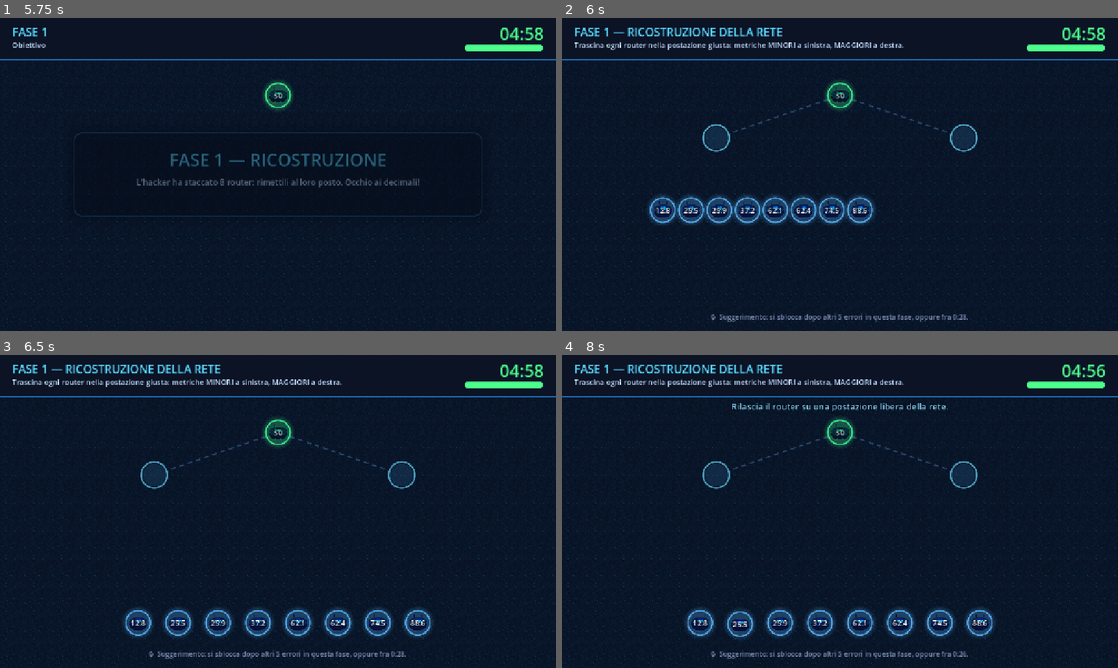
Above: before the commit, frames 1-4 (two rows, left to right).
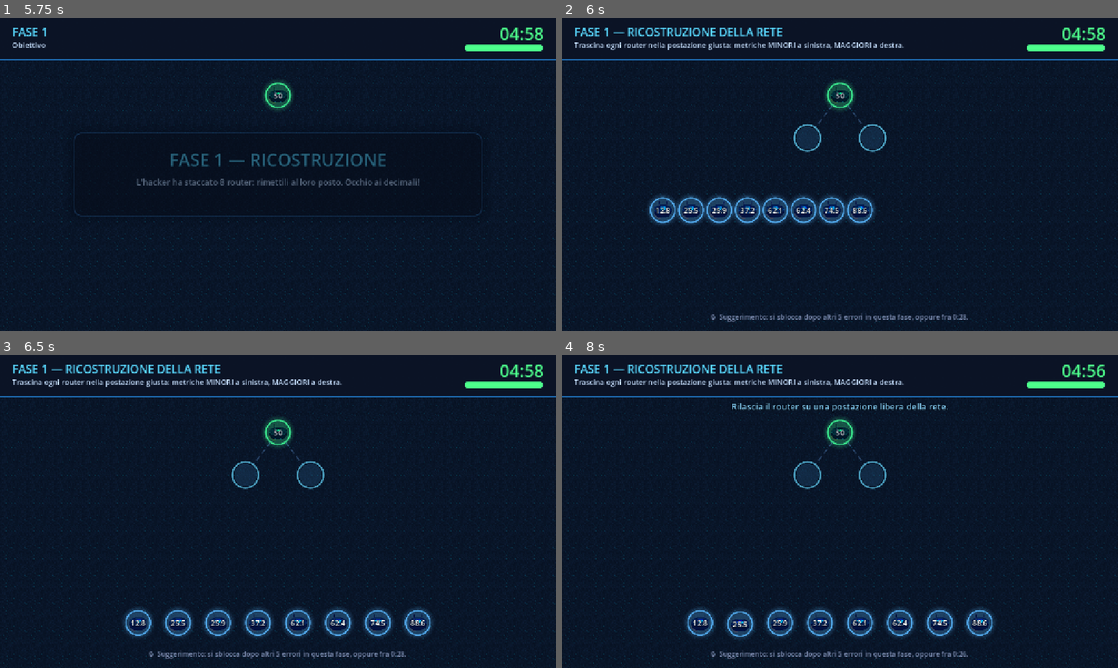
Above: after the commit, the same moments.

Repository: Radux04/LearnIT-Quest
Game: Godot game, scene res://scenes/main_menu.tscn
Two runs of this game, one before a commit and one after it. Both use one fixed random seed, a clock stepped at 60 frames per second and the inputs below.
Inputs (mouse positions are in pixels of both pictures, inside the frame that each line leads up to):
- Up to frame 1 (5.75 s): click "▶ Livello 1 · Binary Search T…" at 0.5 s; click "Avanti ▶" at 1.25 s; click "◀ Indietro" at 2 s; tap Enter (ui_accept) at 2.75, 3.02, 4.25, 5 s; move the mouse to (400, 158) at 2.77 s; hold Right (ui_right) 2.78-3.5 s; tap Keypad Enter at 2.85, 5.1 s; click (400, 158) at 2.92 s; click "Inizia la missione ▶" at 3.5 s; drag from (278, 96) to (250, 237) at 4.27 s; move the mouse to (333, 105) at 5.02 s; hold Right (ui_right) from 5.03 s (still down); click (333, 105) at 5.17 s
- Up to frame 2 (6 s): release Right (ui_right) at 5.75 s; drag from (812, 237) to (673, 127) at 5.77 s
- Up to frame 3 (6.5 s): no input
- Up to frame 4 (8 s): tap Enter (ui_accept) at 6.5 s; drag from (901, 624) to (867, 511) at 6.52 s; drag from (739, 624) to (756, 433) at 7.27 s

Frame 1 is identical in both runs. In frame 2, 1.4% of the frame differs, in the area x 25-75%, y 25-43%; in frame 3, 1.4%; in frame 4, 1.4%.

Commit message:
fix: leggibilita' Fase 5

Diff:
--- a/scripts/ui/NetworkView.gd
+++ b/scripts/ui/NetworkView.gd
@@ -9,7 +9,11 @@
 const LEVEL_HEIGHT_MAX := 98.0
 const LEVEL_HEIGHT_MIN := 50.0
 const BOTTOM_RESERVED := 196.0
-const MIN_CHILD_OFFSET := 38.0
+## Distanza minima fra due colonne: un router è largo 58 px, quindi sotto i
+## 74 px due nodi vicini si toccherebbero.
+const MIN_COLUMN_STEP := 74.0
+const MAX_COLUMN_STEP := 150.0
+const SIDE_MARGIN := 90.0
 const SLOT_RADIUS := 30.0
 const DROP_TOLERANCE := 78.0
 
@@ -18,7 +22,9 @@
 const CABLE_BAD := Color(1.0, 0.28, 0.32, 1.0)
 const CABLE_EXTRA := Color(0.65, 0.55, 1.0, 0.85)
 const CABLE_PATH := Color(1.0, 0.82, 0.3, 1.0)
-const EXTRA_BULGE := 34.0
+const EXTRA_BULGE := 44.0
+## Di quanto l'etichetta del costo si scosta dal cavo, perpendicolarmente.
+const WEIGHT_OFFSET := 15.0
 
 var model: BSTModel = null
 
@@ -32,7 +38,11 @@
 var _slot_pulse: float = 0.0
 var _flow_enabled: bool = true
 var _level_height: float = LEVEL_HEIGHT_MAX
+## Distanza orizzontale fra due colonne vicine, ricalcolata a ogni layout.
+var _column_step: float = MAX_COLUMN_STEP
 var graph: NetworkGraph = null         # attivo solo nella fase Dijkstra
+## Router sotto il mouse nella fase Dijkstra: i suoi cavi vengono evidenziati.
+var _hovered_value: float = NAN
 
 
 func _ready() -> void:
@@ -64,24 +74,51 @@
 	var levels: float = maxf(float(model.max_depth()) + 1.0, 1.0)
 	var available: float = maxf(size.y - BOTTOM_RESERVED - TREE_TOP, 200.0)
 	_level_height = clampf(available / levels, LEVEL_HEIGHT_MIN, LEVEL_HEIGHT_MAX)
-	var center_x: float = size.x * 0.5
-	_layout_recursive(model.root, center_x, 0)
-
-
-func _child_offset(depth: int) -> float:
-	return maxf(_tree_width() / pow(2.0, float(depth) + 2.0), MIN_CHILD_OFFSET)
-
-
-func _layout_recursive(node: BSTModel.BSTNodeData, x: float, depth: int) -> void:
+
+	# Disposizione IN-ORDER: ogni nodo riceve una colonna tutta sua, nell'ordine
+	# della visita simmetrica. Così due router non possono MAI sovrapporsi,
+	# nemmeno quando l'albero degenera in una catena — con il vecchio schema
+	# «dimezza l'offset a ogni livello» i nodi profondi finivano a 38 px l'uno
+	# dall'altro, cioè meno della loro larghezza, e cavi ed etichette si
+	# accavallavano diventando illeggibili.
+	var ordered: Array[float] = model.inorder()
+	_column_step = _compute_column_step(ordered.size())
+	var span: float = float(maxi(ordered.size() - 1, 0)) * _column_step
+	var start_x: float = size.x * 0.5 - span * 0.5
+
+	var columns: Dictionary = {}
+	for i in range(ordered.size()):
+		columns[ordered[i]] = start_x + float(i) * _column_step
+
+	_layout_recursive(model.root, columns, 0)
+
+
+## Distanza fra due colonne vicine: mai meno della larghezza di un router più
+## un margine, mai tanto da disperdere l'albero su tutto lo schermo.
+func _compute_column_step(count: int) -> float:
+	if count <= 1:
+		return MAX_COLUMN_STEP
+	var usable: float = maxf(size.x - SIDE_MARGIN * 2.0, 240.0)
+	return clampf(usable / float(count - 1), MIN_COLUMN_STEP, MAX_COLUMN_STEP)
+
+
+## Dove finirebbe un figlio che ancora non esiste: mezza colonna di lato,
+## perché la colonna intera accanto al genitore è occupata dal suo vicino
+## nella visita simmetrica.
+func _child_offset(_depth: int) -> float:
+	return _column_step * 0.5
+
+
+func _layout_recursive(node: BSTModel.BSTNodeData, columns: Dictionary, depth: int) -> void:
+	var x: float = float(columns.get(node.value, size.x * 0.5))
 	_positions[node.value] = Vector2(x, TREE_TOP + float(depth) * _level_height)
 	_depths[node.value] = depth
-	var dx: float = _child_offset(depth)
 	if node.left != null:
 		_edges.append({"from": node.value, "to": node.left.value})
-		_layout_recursive(node.left, x - dx, depth + 1)
+		_layout_recursive(node.left, columns, depth + 1)
 	if node.right != null:
 		_edges.append({"from": node.value, "to": node.right.value})
-		_layout_recursive(node.right, x + dx, depth + 1)
+		_layout_recursive(node.right, columns, depth + 1)
 
 
 ## Where a hypothetical child of `parent_value` on `side` would be drawn.
@@ -160,7 +197,18 @@
 	var router: RouterNode = RouterNode.new(value)
 	add_child(router)
 	router.set_value(value)
+	router.hovered.connect(_on_router_hovered)
 	return router
+
+
+## Passando il mouse su un router si accendono i SUOI collegamenti e si
+## spengono gli altri: con molti cavi sovrapposti è l'unico modo per capire a
+## colpo d'occhio quali archi partono da lì e quanto costano.
+func _on_router_hovered(router: RouterNode, inside: bool) -> void:
+	if graph == null:
+		return
+	_hovered_value = router.value if inside else NAN
+	queue_redraw()
 
 
 func _dissolve(router: RouterNode) -> void:
@@ -360,20 +408,35 @@
 
 	# Modalità grafo: cavi ridondanti (curvi) e latenza scritta su ogni cavo.
 	if graph != null:
-		for link in graph.edges:
-			var a_value: float = float(link["a"])
-			var b_value: float = float(link["b"])
-			if not _positions.has(a_value) or not _positions.has(b_value):
-				continue
-			var pa: Vector2 = _positions[a_value]
-			var pb: Vector2 = _positions[b_value]
-			var is_extra: bool = bool(link["extra"])
-			var link_color: Color = _edge_color_or(a_value, b_value,
-				CABLE_EXTRA if is_extra else CABLE_IDLE)
-			var label_pos: Vector2 = (pa + pb) * 0.5
-			if is_extra:
-				label_pos = _draw_curved_cable(pa, pb, link_color)
-			_draw_weight(label_pos, int(link["weight"]), link_color)
+		var hovering: bool = not is_nan(_hovered_value)
+		# Prima i cavi non evidenziati, poi quelli del router sotto il mouse:
+		# così restano sopra e leggibili.
+		for pass_index in range(2):
+			for link in graph.edges:
+				var a_value: float = float(link["a"])
+				var b_value: float = float(link["b"])
+				if not _positions.has(a_value) or not _positions.has(b_value):
+					continue
+				var touches: bool = hovering and (
+					is_equal_approx(a_value, _hovered_value) or is_equal_approx(b_value, _hovered_value))
+				if (pass_index == 1) != touches:
+					continue
+
+				var pa: Vector2 = _positions[a_value]
+				var pb: Vector2 = _positions[b_value]
+				var is_extra: bool = bool(link["extra"])
+				var link_color: Color = _edge_color_or(a_value, b_value,
+					CABLE_EXTRA if is_extra else CABLE_IDLE)
+				# Chi non è collegato al router sotto il mouse si spegne.
+				if hovering and not touches:
+					link_color = Color(link_color.r, link_color.g, link_color.b, 0.18)
+
+				var label_pos: Vector2 = (pa + pb) * 0.5
+				if is_extra:
+					label_pos = _draw_curved_cable(pa, pb, link_color)
+				elif touches:
+					_draw_cable(pa, pb, link_color, 0.0)      # ridisegnato più acceso
+				_draw_weight(label_pos, int(link["weight"]), link_color, pa, pb, touches)
 
 	# Ghost slots where a router can be dropped.
 	for slot in _slots:
@@ -441,19 +504,47 @@
 
 
 ## Etichetta con il costo del cavo, su una pastiglia scura per la leggibilità.
-func _draw_weight(at: Vector2, weight: int, color: Color) -> void:
+##
+## Viene spostata di lato rispetto al cavo (perpendicolarmente): al centro
+## esatto finirebbe sopra i badge delle distanze dei router vicini, ed è
+## esattamente il motivo per cui prima non si capiva quale costo appartenesse
+## a quale collegamento.
+func _draw_weight(at: Vector2, weight: int, color: Color,
+		from_point: Vector2 = Vector2.ZERO, to_point: Vector2 = Vector2.ZERO,
+		emphasised: bool = false) -> void:
 	var font: Font = get_theme_default_font()
 	if font == null:
 		return
+
+	var anchor: Vector2 = at
+	if from_point != to_point:
+		var direction: Vector2 = (to_point - from_point).normalized()
+		var normal: Vector2 = Vector2(-direction.y, direction.x)
+		if normal.y > 0.0:
+			normal = -normal                  # sempre verso l'alto: area più libera
+		anchor += normal * WEIGHT_OFFSET
+
 	var text: String = str(weight)
-	var font_size: int = 15
+	var font_size: int = 17 if emphasised else 15
 	var text_size: Vector2 = font.get_string_size(text, HORIZONTAL_ALIGNMENT_CENTER, -1.0, font_size)
-	var pad: Vector2 = Vector2(7.0, 3.0)
-	var rect: Rect2 = Rect2(at - text_size * 0.5 - pad, text_size + pad * 2.0)
-	draw_rect(rect, Color(0.03, 0.06, 0.12, 0.92), true)
-	draw_rect(rect, Color(color.r, color.g, color.b, 0.7), false, 1.5)
-	draw_string(font, at + Vector2(-text_size.x * 0.5, text_size.y * 0.36), text,
-		HORIZONTAL_ALIGNMENT_LEFT, -1.0, font_size, Color(0.92, 0.97, 1.0))
+	var pad: Vector2 = Vector2(8.0, 4.0)
+	var rect: Rect2 = Rect2(anchor - text_size * 0.5 - pad, text_size + pad * 2.0)
+
+	var fill: Color = Color(0.03, 0.06, 0.12, 0.92)
+	var border: Color = Color(color.r, color.g, color.b, 0.7)
+	var ink: Color = Color(0.92, 0.97, 1.0)
+	if emphasised:
+		fill = Color(0.10, 0.16, 0.30, 0.98)
+		border = Color(color.r, color.g, color.b, 1.0)
+	elif color.a < 0.5:
+		# Cavo spento: anche il costo si attenua, così non distrae.
+		fill = Color(0.03, 0.06, 0.12, 0.45)
+		ink = Color(0.92, 0.97, 1.0, 0.35)
+
+	draw_rect(rect, fill, true)
+	draw_rect(rect, border, false, 2.0 if emphasised else 1.5)
+	draw_string(font, anchor + Vector2(-text_size.x * 0.5, text_size.y * 0.36), text,
+		HORIZONTAL_ALIGNMENT_LEFT, -1.0, font_size, ink)
 
 
 func _draw_dashed_line(a: Vector2, b: Vector2, color: Color, width: float) -> void:
--- a/scripts/ui/RouterNode.gd
+++ b/scripts/ui/RouterNode.gd
@@ -6,6 +6,10 @@
 
 @warning_ignore("unused_signal")
 signal clicked(node: RouterNode)
+## Emesso entrando e uscendo col mouse: serve alla vista per evidenziare i
+## collegamenti di questo router.
+@warning_ignore("unused_signal")
+signal hovered(node: RouterNode, inside: bool)
 signal drag_started(node: RouterNode)
 signal dropped(node: RouterNode, global_pos: Vector2)
 
@@ -256,9 +260,11 @@
 	_hovered = true
 	if clickable or draggable:
 		mouse_default_cursor_shape = Control.CURSOR_POINTING_HAND
+	hovered.emit(self, true)
 	queue_redraw()
 
 
 func _on_mouse_exited() -> void:
 	_hovered = false
-	queue_redraw()
+	hovered.emit(self, false)
+	queue_redraw()
--- a/tests/AutoPlayHarness.gd
+++ b/tests/AutoPlayHarness.gd
@@ -11,6 +11,14 @@
 ## Da questa fase in poi il tempo torna normale, così gli screenshot delle
 ## ultime fasi sono leggibili anche partendo da una corsa accelerata.
 const SLOW_DOWN_AT_PHASE := 5
+
+## 0 = gioca tutto. N = arrivato alla fase N smette di giocare e resta lì, a
+## velocità normale: serve per guardare (e fotografare) quella fase.
+const STOP_AT_PHASE := 0
+
+## Router su cui simulare il passaggio del mouse, per fotografare
+## l'evidenziazione dei collegamenti. NAN = nessuno.
+const HOVER_ROUTER_VALUE := NAN
 
 var level: LevelController = null
 var _phase_seen: int = 0
@@ -56,6 +64,12 @@
 	if level.current_phase >= SLOW_DOWN_AT_PHASE and not is_equal_approx(Engine.time_scale, 1.0):
 		Engine.time_scale = 1.0
 
+	# Arrivati alla fase da osservare, il bot si ferma e lascia la scena com'è.
+	if STOP_AT_PHASE > 0 and level.current_phase >= STOP_AT_PHASE:
+		Engine.time_scale = 1.0
+		_simulate_hover()
+		return
+
 	var now: float = Time.get_ticks_msec() / 1000.0
 	if now - _last_action_time < 0.10:
 		return
@@ -70,6 +84,16 @@
 	if _try_dijkstra(phase):
 		return
 	_try_scan(phase)
+
+
+## Simula il passaggio del mouse su un router (il clic sintetico dei test non
+## genera l'evento di hover). Serve solo per fotografare l'evidenziazione.
+func _simulate_hover() -> void:
+	if is_nan(HOVER_ROUTER_VALUE) or level.network == null:
+		return
+	var router: RouterNode = level.network.get_router(HOVER_ROUTER_VALUE)
+	if router != null:
+		level.network._on_router_hovered(router, true)
 
 
 func _try_place_router(phase: PhaseBase) -> bool:
